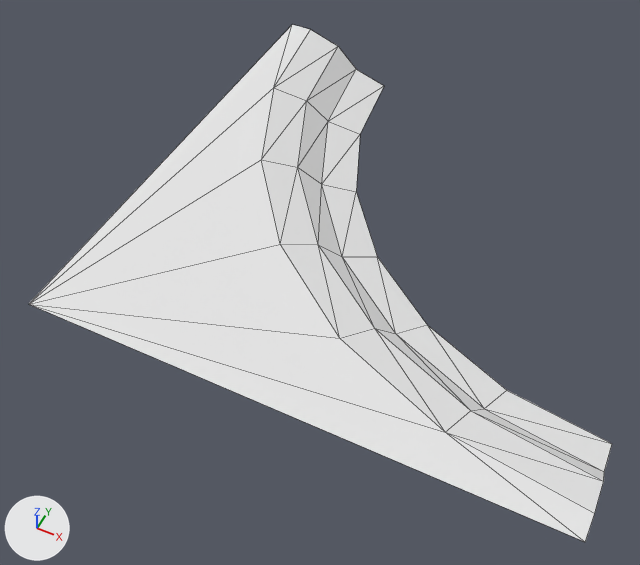
What one commit did to the OBJ model Assets/MapEditor/modular_terrain_collection/Hilly_Terrain_Path_Corner_Outer_2x2.obj.
Before and after are seen from a 50 mm camera at (1.33, -1.86, 2.59) aimed at (0.28, 0.23, -0.03). Every picture has the same lights, and +X, +Y and +Z are marked at lower left. Mesh edges are drawn as thin lines. Where no turn or scale is listed for an object, it has been applied to the vertices.
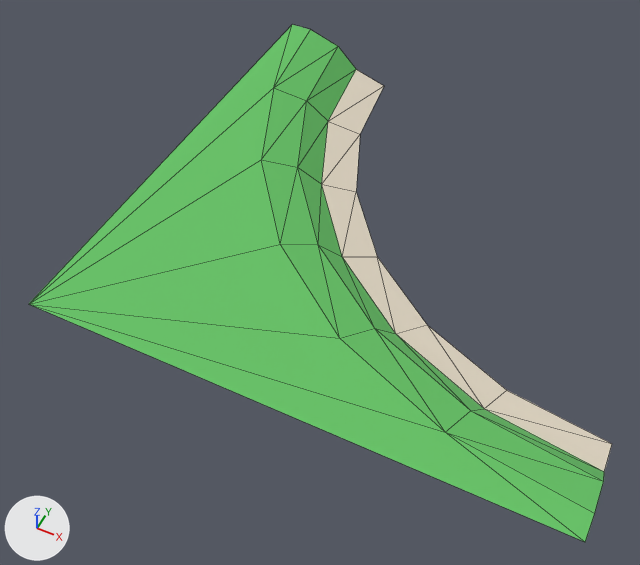
What the commit changed:
Material 'Grass' (mat_grass) changes colour from white #e7e7e7 to green #66c366; in linear values from (0.8, 0.8, 0.8) to (0.133, 0.545, 0.133).
Material 'Dirt' (mat_dirt) changes colour from white #e7e7e7 to light grey #e3d8c5; in linear values from (0.8, 0.8, 0.8) to (0.769, 0.686, 0.561).

Where the change shows, as pixel boxes (x1, y1, x2, y2) in the pictures (640 x 565 px):
'object1', recoloured (white to green)
    both: (29, 25, 612, 542)
